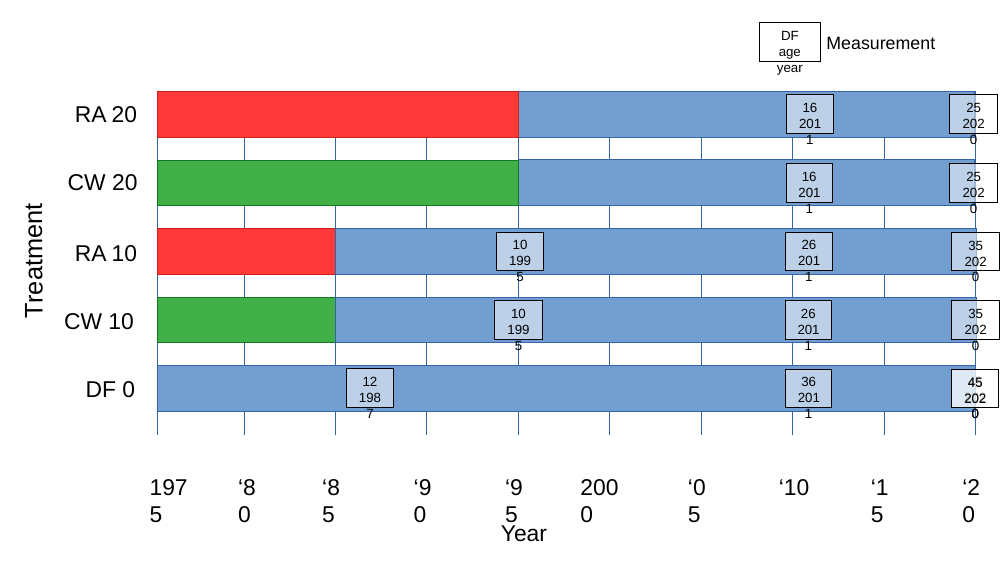
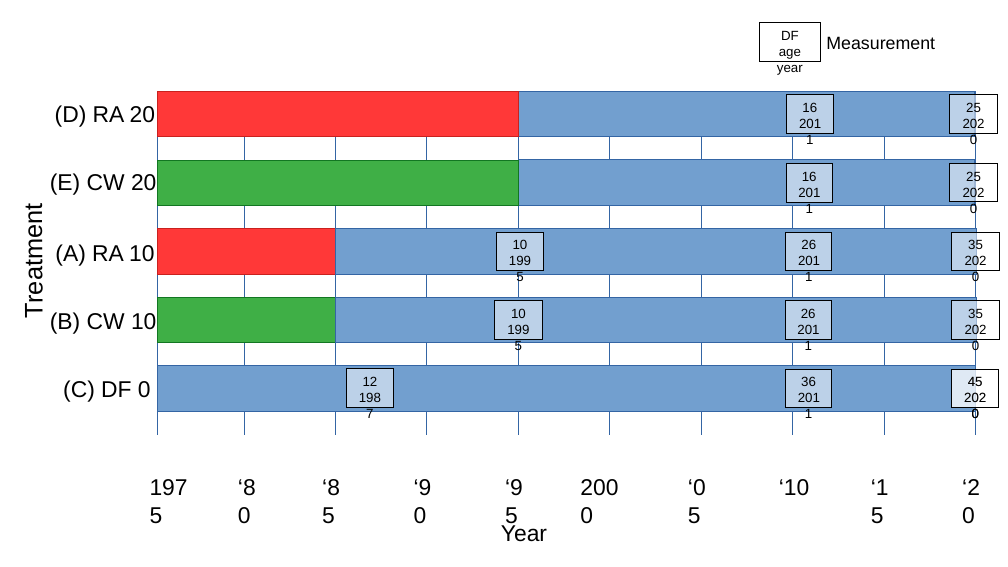
Before and after one commit to LeBoldus-Lab/Apiary_LRR, a slide deck: slide 1 of Experiment_timeline.pptx. Drawn at 1008x567 pixels with LibreOffice and Linux fonts; fonts in the diff are those of the drawing. Boxes give left, top, right and bottom in pixels: in the first picture for what was removed or moved away, otherwise in the second. Text is boxed around its words. In the diff, an @@ line names an element or a change of style, - is before the commit and + after.

```diff
--- a/Experiment_timeline.pptx
+++ b/Experiment_timeline.pptx
@@ text at (x1=55, y1=105, x2=155, y2=127): text changed @@
-RA 20
+(D) RA 20
@@ text at (x1=50, y1=173, x2=156, y2=195): text changed @@
-CW 20
+(E) CW 20
@@ text at (x1=55, y1=244, x2=154, y2=266): text changed @@
-RA 10
+(A) RA 10
@@ text at (x1=50, y1=312, x2=156, y2=334): text changed @@
-CW 10
+(B) CW 10
@@ text at (x1=63, y1=380, x2=151, y2=402): text changed @@
-DF 0
+(C) DF 0
```
Also in this commit, not shown: 18 other files.
